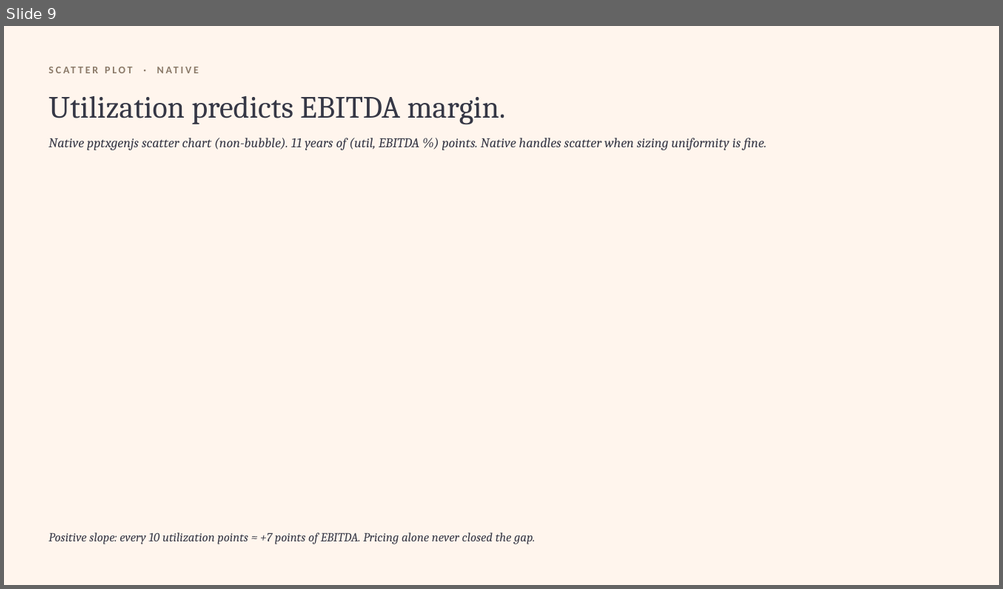
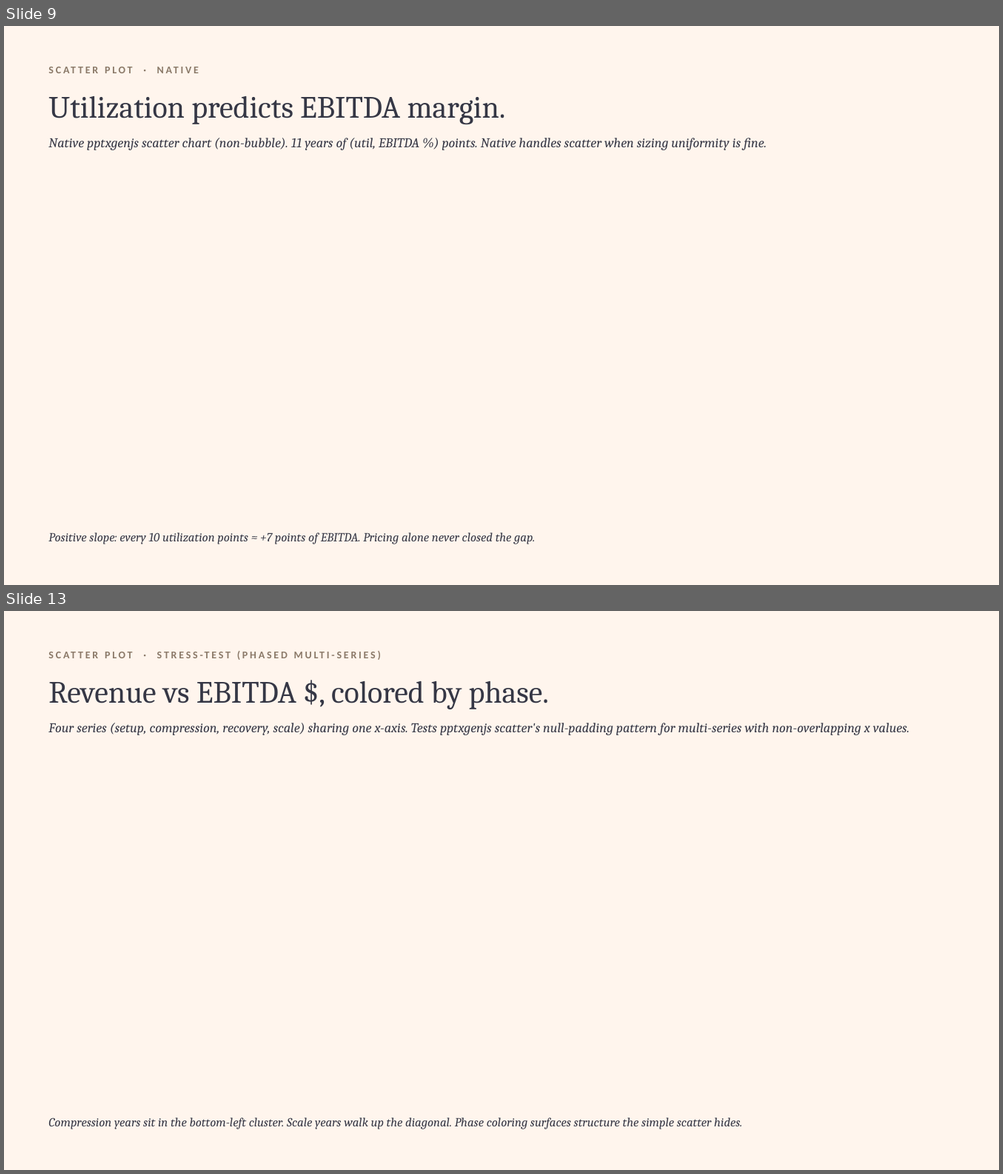
Before and after one commit to nsaperia/claude-pptx-plot, a slide deck: output/audit_deck.pptx. Shown one above the other, each under a label of ours: slide 9 before the commit, slides 9 and 13 after it; the slides between them are not shown. The pictures are 1003x589 and 1003x1174 pixels, drawn with LibreOffice and Linux fonts; fonts in the diff are those of the drawing. Boxes give left, top, right and bottom in pixels: in the first picture for what was removed or moved away, otherwise in the second. Text is boxed around its words. In the diff, an @@ line names an element or a change of style, - is before the commit and + after.

```diff
--- a/output/audit_deck.pptx
+++ b/output/audit_deck.pptx
@@ slide 13 added at [4,611,999,1170], background #FFF5ED @@
@@ text added at [48,648,646,669], 10 pt, text #8A7968, bold @@
+SCATTER PLOT · STRESS-TEST (PHASED MULTI-SERIES)
@@ text added at [48,681,549,709], 30 pt, text #353745 @@
+Revenue vs EBITDA $, colored by phase.
@@ text added at [48,723,909,735], 13 pt, text #353745, italic @@
+Four series (setup, compression, recovery, scale) sharing one x-axis. Tests pptxgenjs scatter's null-padding pattern for multi-series with non-overlapping x values.
@@ text added at [48,1118,742,1130], 12 pt, text #353745, italic @@
+Compression years sit in the bottom-left cluster. Scale years walk up the diagonal. Phase coloring surfaces structure the simple scatter hides.
```
Also in this commit, not shown: 1 slide changed, 3 other slides added, 2 other files.
